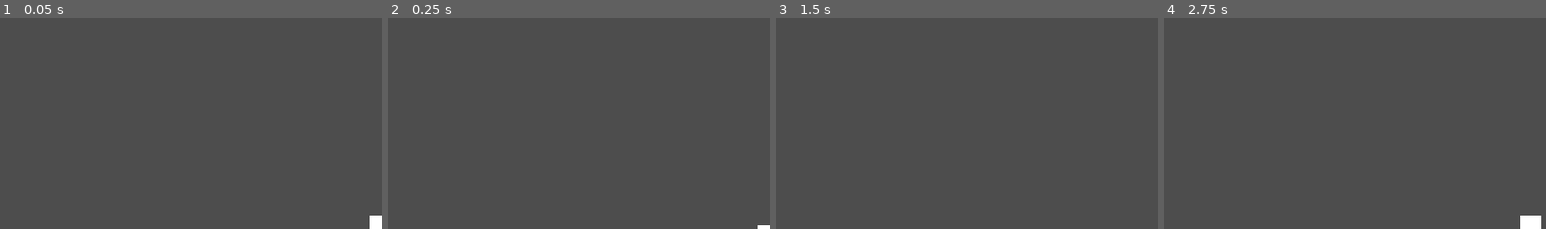
Above: before the commit, frames 1-4 (left to right).
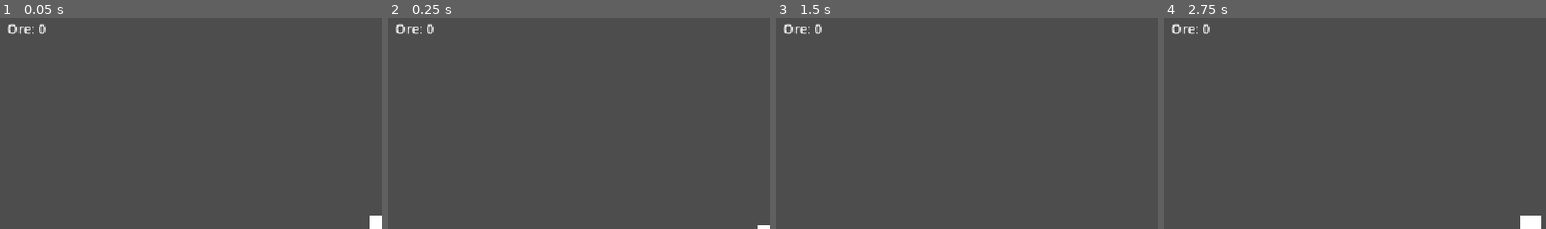
Above: after the commit, the same moments.

Repository: jmpanackal/Crater
Game: Godot game, scene res://main.tscn
The game is run twice, just before and just after one commit, with the same random seed, the same clock (stepped at 60 frames per second) and the same inputs.
Inputs:
- Up to frame 1 (0.05 s): no input
- Up to frame 2 (0.25 s): no input
- Up to frame 3 (1.5 s): tap Enter (ui_accept) at 0.5, 0.77 s; hold Right (ui_right) from 0.53 s (still down); tap R (dig) at 0.6, 1.35 s
- Up to frame 4 (2.75 s): tap Enter (ui_accept) at 1.52 s; release Right (ui_right) at 2.03 s; hold Left (ui_left) from 2.03 s (still down); tap R (dig) at 2.1 s
The pictures show only the part of the screen within x 0-50%, y 0-50%; the shares and areas given below are measured in that part.

The runs differ from the first frame. In frame 1, 0.2% of the frame differs, in the area x 2-12%, y 2-8%; in frame 2, 0.2%; in frame 3, 0.2%; in frame 4, 0.2%.

Commit message:
Add Ore resource wallet, dig payout, and live HUD counter.
Introduces an extendable Resources autoload that grants +1 Ore per destroyed tile and a CanvasLayer label that updates from resource_changed.

Co-authored-by: Cursor <cursoragent@cursor.com>

Diff:
--- a/main.tscn
+++ b/main.tscn
@@ -1,7 +1,8 @@
-[gd_scene load_steps=4 format=3]
+[gd_scene load_steps=5 format=3]
 
 [ext_resource type="Script" path="res://player.gd" id="1_player"]
 [ext_resource type="Script" path="res://terrain.gd" id="2_terrain"]
+[ext_resource type="Script" path="res://ore_hud.gd" id="3_ore_hud"]
 
 [sub_resource type="RectangleShape2D" id="RectangleShape2D_player"]
 size = Vector2(32, 32)
@@ -28,3 +29,14 @@
 position = Vector2(16, 16)
 position_smoothing_enabled = true
 position_smoothing_speed = 8.0
+
+[node name="UI" type="CanvasLayer" parent="."]
+
+[node name="OreLabel" type="Label" parent="UI"]
+offset_left = 12.0
+offset_top = 12.0
+offset_right = 200.0
+offset_bottom = 40.0
+theme_override_font_sizes/font_size = 20
+text = "Ore: 0"
+script = ExtResource("3_ore_hud")
--- /dev/null
+++ b/ore_hud.gd
@@ -0,0 +1,23 @@
+extends Label
+## Simple HUD readout for Ore. Listens to Resources so it stays live without polling.
+
+var _wallet: Node
+
+
+func _ready() -> void:
+	_wallet = get_tree().root.get_node_or_null("Resources")
+	if _wallet == null:
+		text = "Ore: ?"
+		return
+
+	_wallet.resource_changed.connect(_on_resource_changed)
+	_refresh(_wallet.get_amount(_wallet.ORE))
+
+
+func _on_resource_changed(resource_id: StringName, new_amount: int) -> void:
+	if resource_id == _wallet.ORE:
+		_refresh(new_amount)
+
+
+func _refresh(amount: int) -> void:
+	text = "Ore: %d" % amount
--- a/project.godot
+++ b/project.godot
@@ -14,6 +14,10 @@
 run/main_scene="res://main.tscn"
 config/features=PackedStringArray("4.7", "GL Compatibility")
 config/icon="res://icon.svg"
+
+[autoload]
+
+Resources="*res://resources.gd"
 
 [display]
 
--- /dev/null
+++ b/resources.gd
@@ -0,0 +1,37 @@
+extends Node
+## Global resource wallet for Krater (autoload name: Resources).
+## Stores named amounts in a dictionary so new resource types are just new ids —
+## no need for a new variable per resource when the tech tree grows.
+##
+## Note: this script is an autoload only (no class_name) so other class_name
+## scripts can safely reach it via get_tree().root.get_node("Resources").
+
+signal resource_changed(resource_id: StringName, new_amount: int)
+
+# Stable ids for known resources. Add more consts here as types appear.
+const ORE := &"ore"
+
+# Placeholder dig yield: fixed +1 keeps early balancing/tests predictable.
+# Later, tile types can request different amounts (or roll ranges) via add().
+const ORE_PER_TILE := 1
+
+var _amounts: Dictionary = {
+	ORE: 0,
+}
+
+
+func get_amount(resource_id: StringName) -> int:
+	return int(_amounts.get(resource_id, 0))
+
+
+## Add (or subtract with a negative) amount. Clamps at zero for now.
+func add(resource_id: StringName, amount: int) -> void:
+	var next := maxi(0, get_amount(resource_id) + amount)
+	_amounts[resource_id] = next
+	resource_changed.emit(resource_id, next)
+
+
+func set_amount(resource_id: StringName, amount: int) -> void:
+	var next := maxi(0, amount)
+	_amounts[resource_id] = next
+	resource_changed.emit(resource_id, next)
--- a/terrain.gd
+++ b/terrain.gd
@@ -66,12 +66,22 @@
 
 
 ## Remove a tile if present. Returns true when something was destroyed.
-## Later: hook costs, drops, up-vs-down rules, VFX here without touching callers.
+## Grants Ore through the Resources autoload so any dig path shares the same payout.
 func destroy_cell(cell: Vector2i) -> bool:
 	if not has_tile(cell):
 		return false
 	erase_cell(cell)
+	var wallet := _resource_wallet()
+	if wallet:
+		wallet.add(wallet.ORE, wallet.ORE_PER_TILE)
 	return true
+
+
+## Live Resources autoload instance (node name from project.godot).
+func _resource_wallet() -> Node:
+	if not is_inside_tree():
+		return null
+	return get_tree().root.get_node_or_null("Resources")
 
 
 ## Convert a world-space point to a map cell on this layer.
--- /dev/null
+++ b/tests/test_ore_hud.gd
@@ -0,0 +1,34 @@
+extends SceneTree
+## Headless check: Ore HUD label text updates when Resources change.
+
+
+func _init() -> void:
+	call_deferred("_run_tests")
+
+
+func _run_tests() -> void:
+	var wallet: Node = root.get_node_or_null("Resources")
+	if wallet == null:
+		push_error("FAIL Resources autoload missing")
+		quit(1)
+		return
+
+	wallet.set_amount(wallet.ORE, 0)
+
+	var label := Label.new()
+	label.set_script(load("res://ore_hud.gd"))
+	root.add_child(label)
+	# Label._ready runs on add_child.
+	if str(label.text) != "Ore: 0":
+		push_error("FAIL initial HUD text was '%s'" % label.text)
+		quit(1)
+		return
+
+	wallet.add(wallet.ORE, 2)
+	if str(label.text) != "Ore: 2":
+		push_error("FAIL HUD text after dig grant was '%s'" % label.text)
+		quit(1)
+		return
+
+	print("ORE_HUD_TESTS_PASSED text=", label.text)
+	quit(0)
--- /dev/null
+++ b/tests/test_ore_on_dig.gd
@@ -0,0 +1,64 @@
+extends SceneTree
+## Headless check: successful digs grant Ore through Resources (+1 each).
+
+
+func _init() -> void:
+	var terrain := TerrainLayer.new()
+	root.add_child(terrain)
+	call_deferred("_run_tests", terrain)
+
+
+func _run_tests(terrain: TerrainLayer) -> void:
+	var wallet: Node = root.get_node_or_null("Resources")
+	if wallet == null:
+		push_error("FAIL Resources autoload missing at /root/Resources")
+		quit(1)
+		return
+
+	wallet.set_amount(wallet.ORE, 0)
+	terrain.clear()
+
+	var center := Vector2i(10, 10)
+	var targets := [
+		center + Vector2i.LEFT,
+		center + Vector2i.RIGHT,
+		center + Vector2i.DOWN,
+	]
+	for cell in targets:
+		terrain.set_cell(cell, 0, TerrainLayer.PLACEHOLDER_ATLAS)
+
+	var origin_world := terrain.to_global(terrain.map_to_local(center))
+	var digs := [Vector2i.LEFT, Vector2i.RIGHT, Vector2i.DOWN]
+	var expected := 0
+	var per_tile: int = wallet.ORE_PER_TILE
+
+	for dig_dir in digs:
+		var before: int = wallet.get_amount(wallet.ORE)
+		var ok := terrain.dig_in_direction(origin_world, dig_dir)
+		if not ok:
+			push_error("FAIL dig %s did not destroy a tile" % dig_dir)
+			quit(1)
+			return
+		expected += per_tile
+		var after: int = wallet.get_amount(wallet.ORE)
+		if after != before + per_tile:
+			push_error("FAIL ore did not increase by %d (before=%d after=%d)" % [per_tile, before, after])
+			quit(1)
+			return
+		print("PASS dig ", dig_dir, " ore ", before, " -> ", after)
+
+	if wallet.get_amount(wallet.ORE) != expected:
+		push_error("FAIL final ore=%d expected=%d" % [wallet.get_amount(wallet.ORE), expected])
+		quit(1)
+		return
+
+	# Empty dig should not grant ore.
+	var stuck: int = wallet.get_amount(wallet.ORE)
+	var empty_ok := terrain.dig_in_direction(origin_world, Vector2i.UP)
+	if empty_ok or wallet.get_amount(wallet.ORE) != stuck:
+		push_error("FAIL empty dig should not grant ore")
+		quit(1)
+		return
+
+	print("ORE_DIG_TESTS_PASSED final_ore=", wallet.get_amount(wallet.ORE))
+	quit(0)
Not shown, added: tests/test_dig_directions.gd.uid
Not shown, changed: CONTEXT.md
